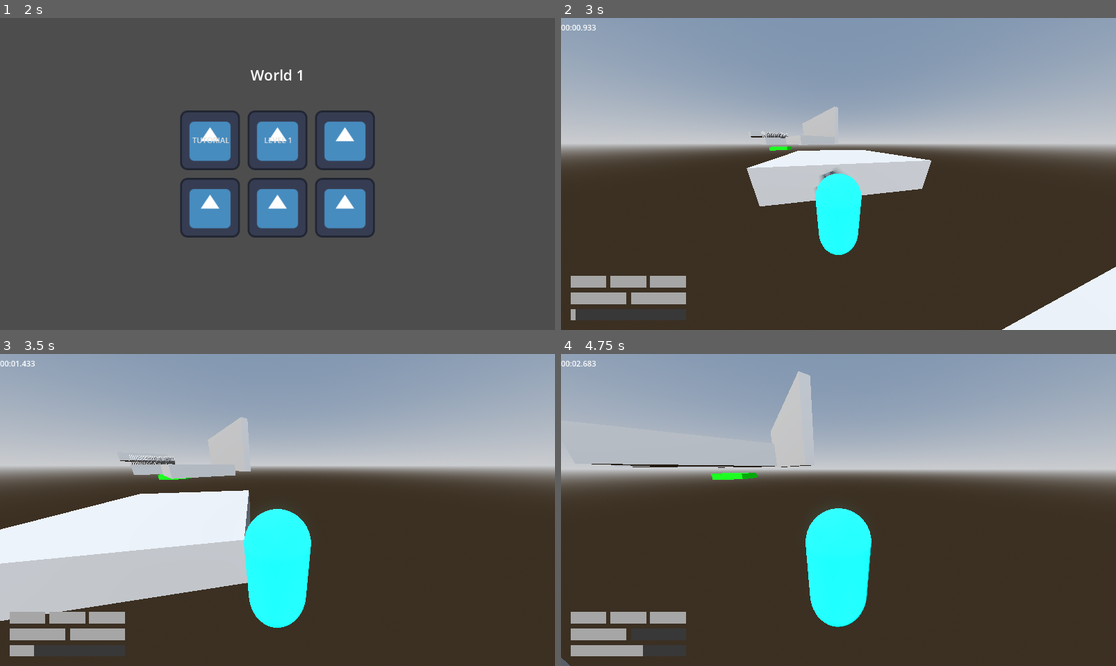
Above: before the commit, frames 1-4 (two rows, left to right).
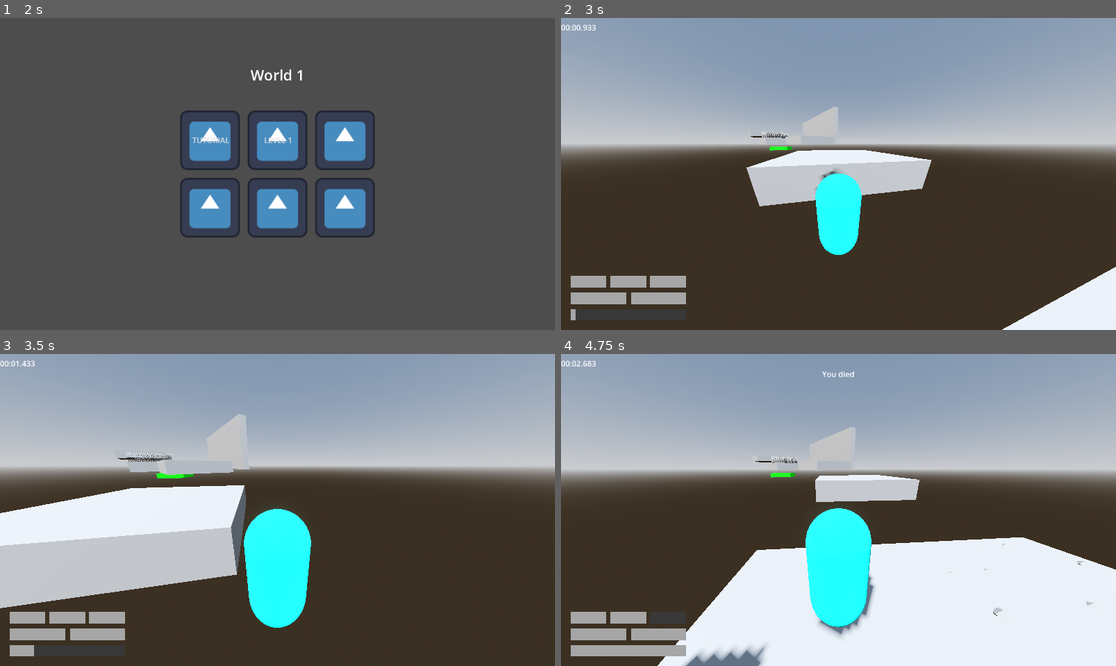
Above: after the commit, the same moments.

Repository: jpvds1/DDJD
Game: Godot game, scene res://scenes/game_controller.tscn
The game is run twice, just before and just after one commit, with the same random seed, the same clock (stepped at 60 frames per second) and the same inputs. The engine's default icon, where the game draws it, is replaced by a stand-in: a white triangle on a blue panel in a dark square.
Inputs (mouse positions are in pixels of both pictures, inside the frame that each line leads up to):
- Up to frame 1 (2 s): click "Continue as Guest" at 0.5 s; click "Play" at 1.25 s
- Up to frame 2 (3 s): click "LEVEL 1" at 2 s; tap Enter at 2.75 s; move the mouse to (866, 174) at 2.77 s; hold W (move_forwards) from 2.78 s (still down); hold Shift (sprint) from 2.78 s (still down); tap Q (dash) at 2.85 s
- Up to frame 3 (3.5 s): keep holding W (move_forwards); keep holding Shift (sprint); tap Space (jump) at 3.02 s
- Up to frame 4 (4.75 s): keep holding W (move_forwards); move the mouse to (810, 510) at 3.52 s; release Shift (sprint) at 3.53 s; tap Shift (sprint) at 3.6 s; tap Space (jump) at 3.77 s; tap Q (dash) at 3.8, 4.35 s; move the mouse to (849, 503) at 4.27 s; hold Shift (sprint) from 4.28 s (still down)

Frame 1 is identical in both runs. In frame 2, less than 0.1% of the frame differs, in the area x 33-98%, y 28-100%; in frame 3, 6.0%; in frame 4, 30%, in the area x 0-100%, y 5-100%.

Commit message:
feat: changed speeds

Diff:
--- a/platformer-game/scripts/player/stats_manager.gd
+++ b/platformer-game/scripts/player/stats_manager.gd
@@ -4,19 +4,19 @@
 # Movement constants
 # ---------------------------------------------------------
 
-var walk_speed          := PlayerStat.new(5.0)
-var sprint_speed        := PlayerStat.new(8.0)
+var walk_speed          := PlayerStat.new(6.5)
+var sprint_speed        := PlayerStat.new(10.5)
 var dash_speed          := PlayerStat.new(50.0)
-var post_dash_speed     :=  PlayerStat.new(10.0)
+var post_dash_speed     := PlayerStat.new(10.0)
 var dash_cooldown       := PlayerStat.new(1.5)
 
 var ground_accel        := PlayerStat.new(24.0)
 var ground_sprint_accel := PlayerStat.new(32.0)
-var ground_decel        := PlayerStat.new(34.0)
-var ground_brake_decel  := PlayerStat.new(50.0)
+var ground_decel        := PlayerStat.new(39.0)
+var ground_brake_decel  := PlayerStat.new(55.0)
 var air_accel_mult      := PlayerStat.new(0.6)
 
-var gravity_modifier    := PlayerStat.new(1.2)
+var gravity_modifier    := PlayerStat.new(1.5)
 
 # ---------------------------------------------------------
 # Jump constants
@@ -31,8 +31,8 @@
 # Wall-run constants
 # ---------------------------------------------------------
 
-var wall_run_min_horizontal_speed := PlayerStat.new(4.0)
-var wall_run_speed                := PlayerStat.new(9.0)
+var wall_run_min_horizontal_speed := PlayerStat.new(5.0)
+var wall_run_speed                := PlayerStat.new(12.5)
 var wall_run_accel                := PlayerStat.new(38.0)
 var wall_run_stick_duration       := PlayerStat.new(1.0)
 var wall_run_vertical_damp        := PlayerStat.new(18.0)
